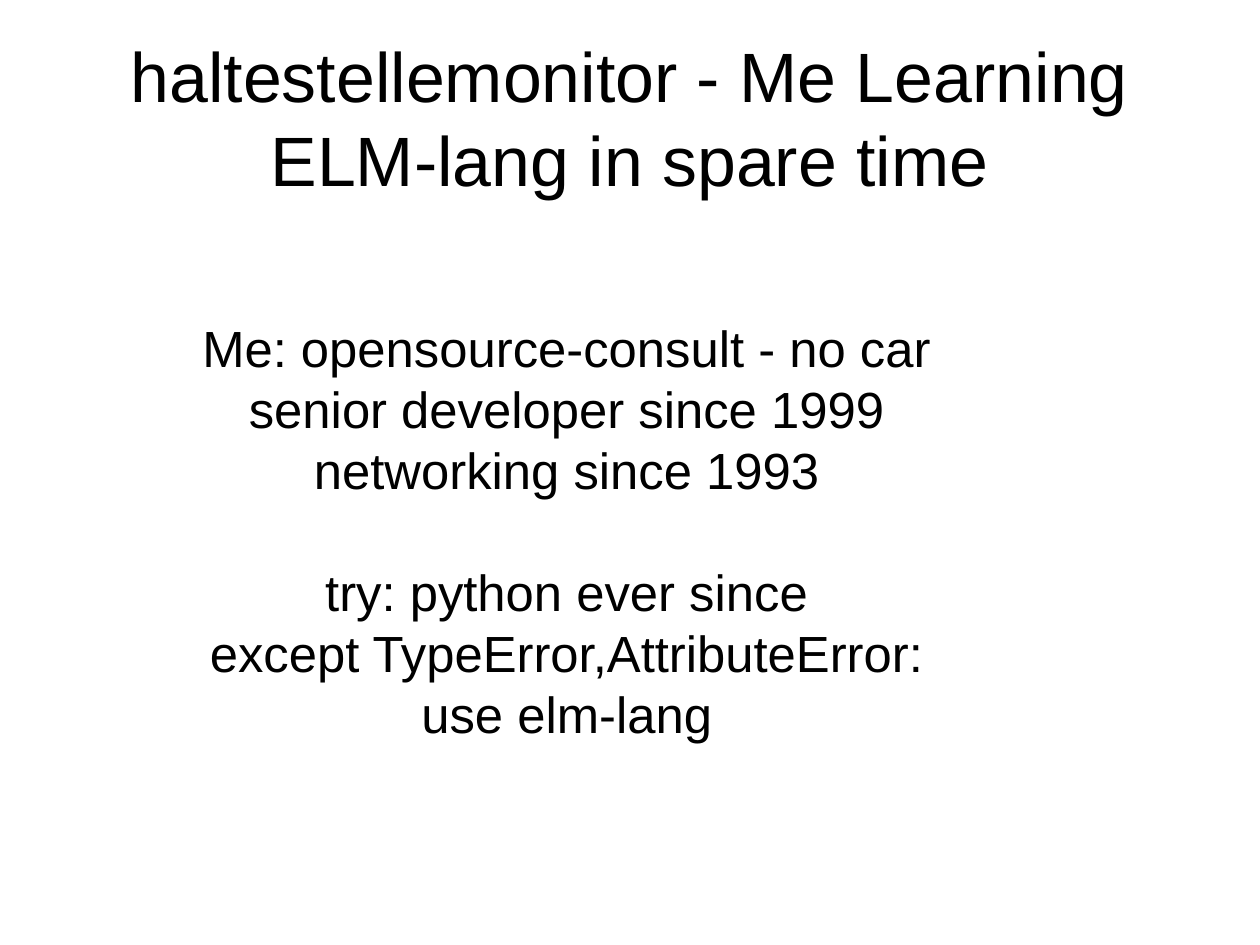
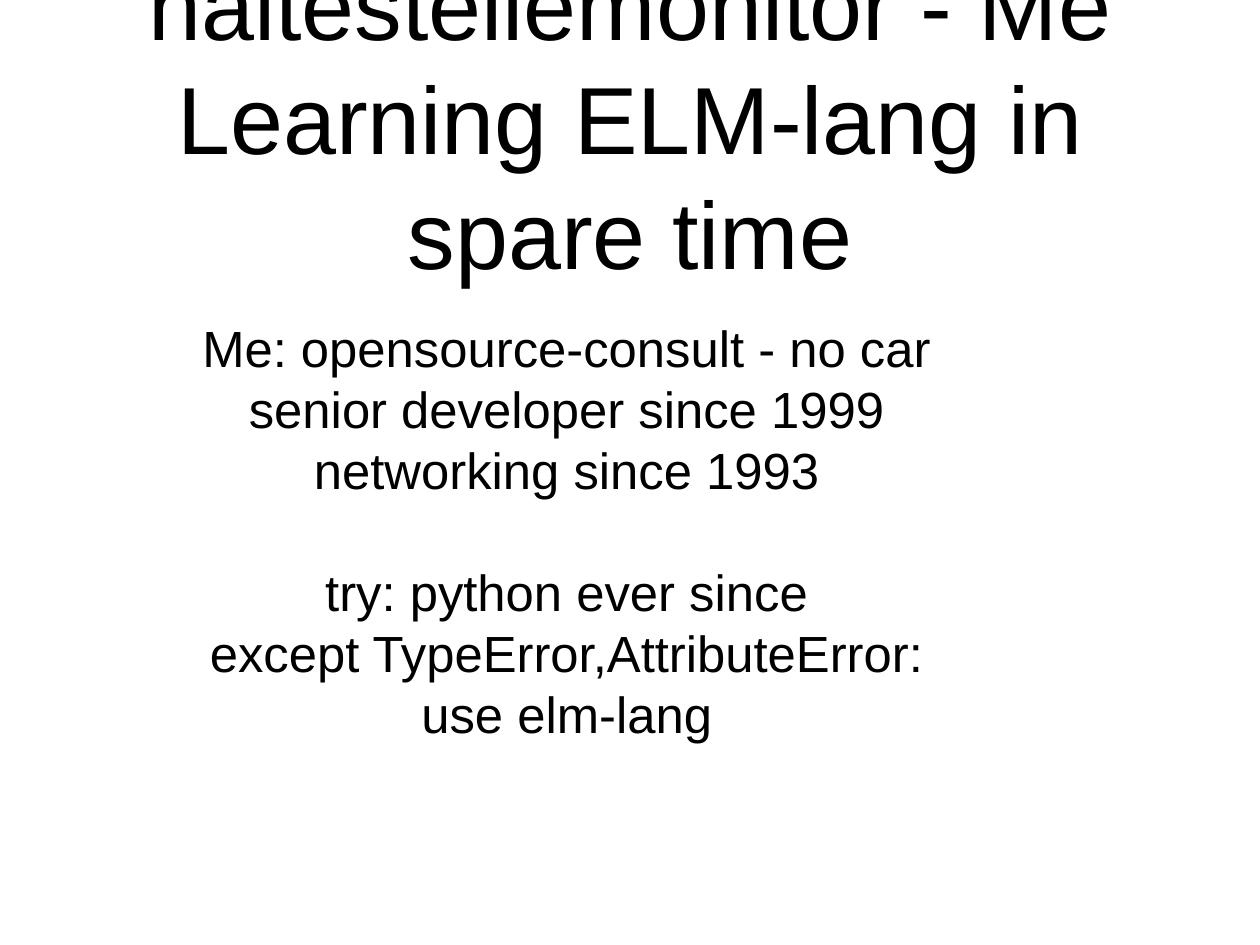
Before and after one commit to zmijunkie/elm_haltestellen_monitor_bootstrap4, a slide deck: slide 1 of haltestellenmonitor.odp. Drawn at 1260x945 pixels with LibreOffice and Linux fonts; fonts in the diff are those of the drawing. Boxes give left, top, right and bottom in pixels: in the first picture for what was removed or moved away, otherwise in the second. Text is boxed around its words. In the diff, an @@ line names an element or a change of style, - is before the commit and + after.

```diff
--- a/haltestellenmonitor.odp
+++ b/haltestellenmonitor.odp
@@ title "haltestellemonitor - Me Learning ELM-lang ..." moved from (x1=131, y1=51, x2=1128, y2=199) to (x1=148, y1=0, x2=1111, y2=286) @@
@@ title "haltestellemonitor - Me Learning ELM-lang ..." at (x1=148, y1=0, x2=1111, y2=286): size 44 to 60 pt @@
```
Also in this commit, not shown: 1 other slide changed, 8 slides added, 1 slide removed, 1 other file.
